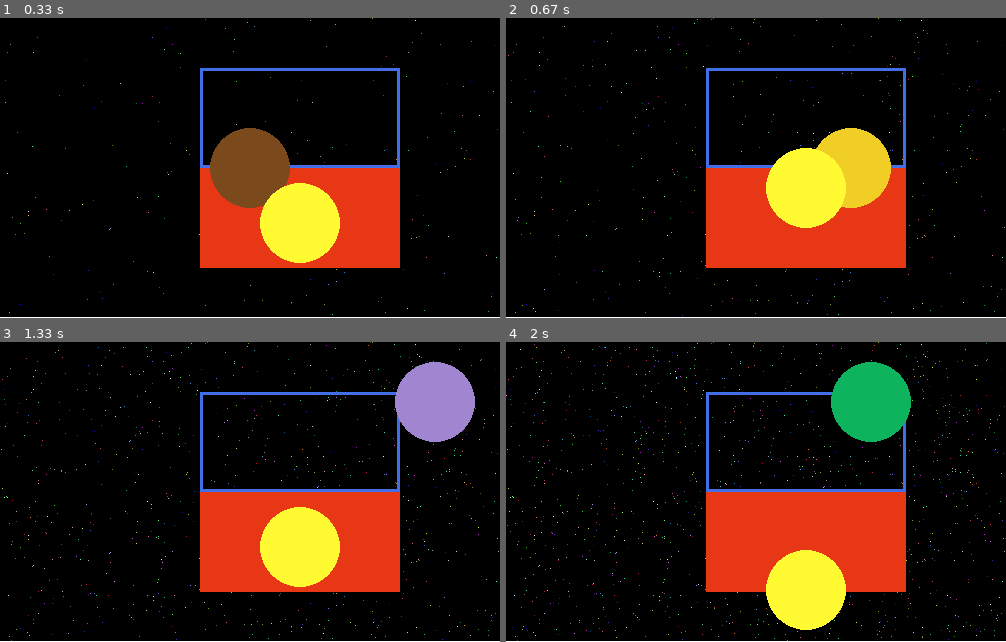
Above: before the commit, frames 1-4 (two rows, left to right).
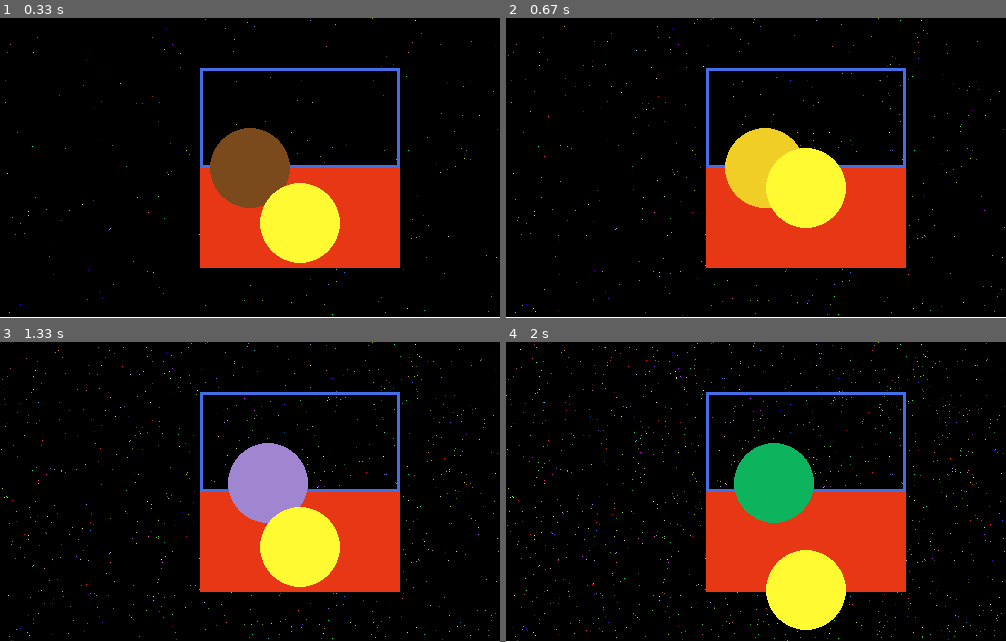
Above: after the commit, the same moments.

Repository: moeg100/randomCode
Game: pygame game, started from pyGameBasic.py
Same seed, same stepped clock (60 frames per second), same inputs: the game is played once before the commit and once after it.
Inputs:
- Up to frame 1 (0.33 s): no input
- Up to frame 2 (0.67 s): hold D from 0.33 s (still down)
- Up to frame 3 (1.33 s): release D at 0.8 s; hold W 0.83-1.13 s; tap Space at 0.9, 1.23 s; hold D from 1.17 s (still down)
- Up to frame 4 (2 s): tap Space at 1.53, 1.73 s; release D at 1.63 s; hold A from 1.67 s (still down)

Frame 1 is identical in both runs. In frame 2, 4.7% of the frame differs, in the area x 43-77%, y 36-64%; in frame 3, 6.5%; in frame 4, 6.6%, in the area x 45-81%, y 6-61%.

Commit message:
Refine collision detection and time delta handling
Adjusted collision detection calculations and modified time delta for smoother frame updates.

Diff:
--- a/pyGameBasic.py
+++ b/pyGameBasic.py
@@ -92,9 +92,18 @@
         ball_y = GROUND_Y - BALL_RADIUS
         ball_velocity_y *= BOUNCE
 
-    distance = mth.sqrt((ball_x - ball_pos_1[0])**2 + (ball_y - ball_pos_1[1])**2)
-    print(distance)
-    if distance < BALL_RADIUS*2:
+    #distance = mth.sqrt((ball_x - ball_pos_1.x)**2 + (ball_y - ball_pos_1.y)**2)
+    distance = (ball_x - ball_pos_1.x)**2 + (ball_y - ball_pos_1.y)**2
+
+    #print(distance)
+
+    distanceToMove = BALL_RADIUS + 40 - mth.sqrt(distance)
+
+    angle = (mth.atan2(ball_y-ball_pos_1.y, ball_x-ball_pos_1.x)) * (180/mth.pi)
+    print(angle)
+    # #print(distanceToMove)
+    #ball_x += mth.cos
+    if distance <= (BALL_RADIUS*2)**2:
         print("COLLISION") #detecting collision
 
 
@@ -138,7 +147,7 @@
 
     pygame.display.flip()
 
-    dt = clock.tick(FPS) / 1000
+    dt = clock.tick(FPS) / 10000
 
 pygame.quit()
 sys.exit()
